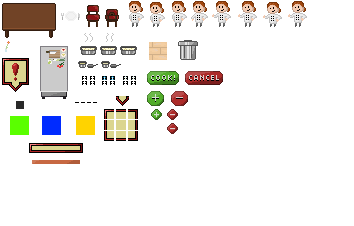
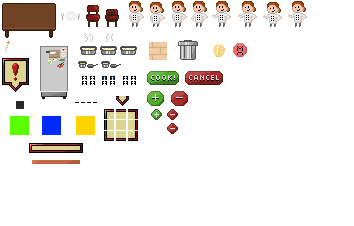
Layer changes from the first (354, 226) image to the second:
added layer "coin" above "angry face" over 212, 43, 225, 57
added layer "angry face" above "trash bin" over 233, 43, 247, 57
